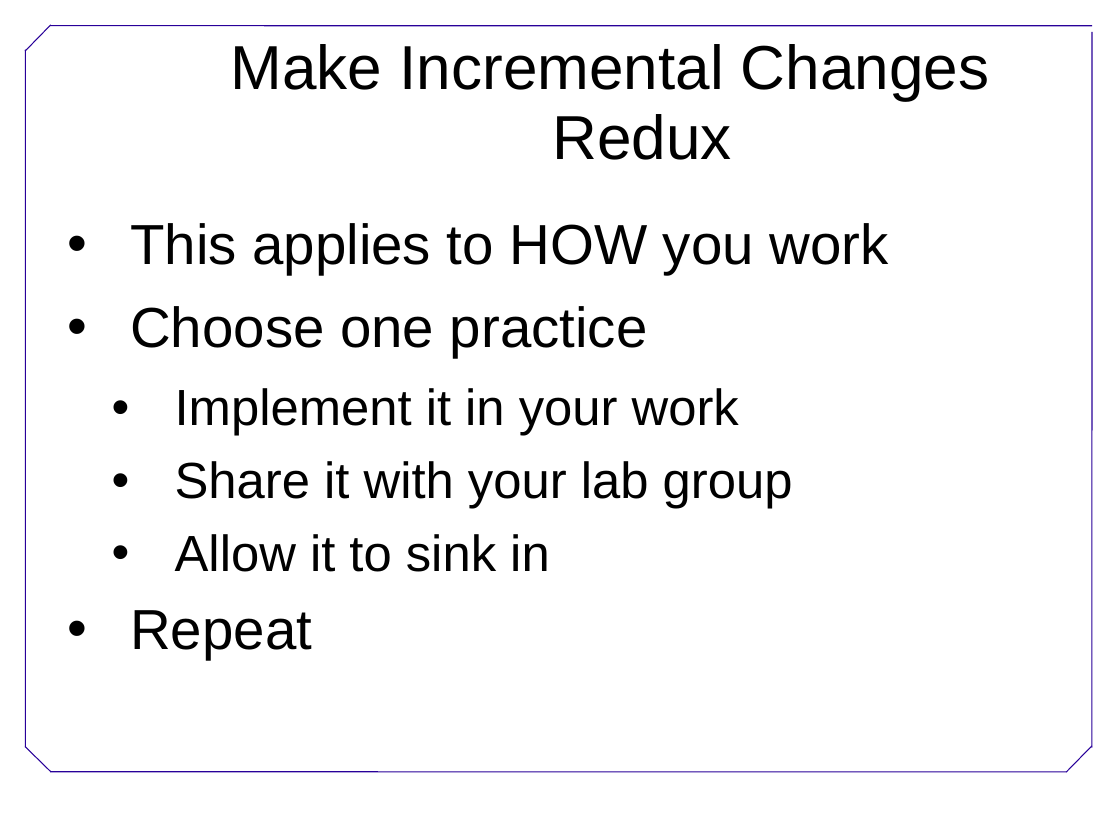
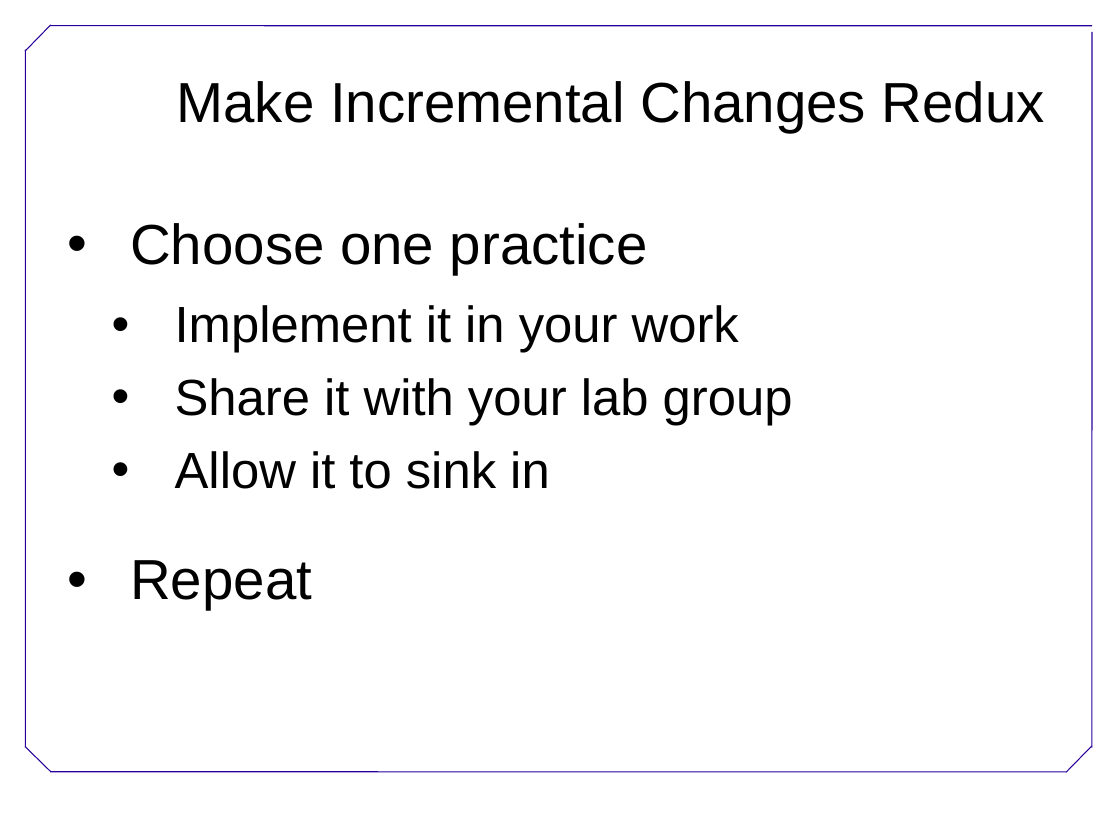
Before and after one commit to swcarpentry/DEPRECATED-boot-camps, a slide deck: slide 7 of BestPractices.ppt (slide 12 before the commit). Drawn at 1120x840 pixels with LibreOffice and Linux fonts; fonts in the diff are those of the drawing; background and template pictures are left out. Boxes give left, top, right and bottom in pixels: in the first picture for what was removed or moved away, otherwise in the second. Text is boxed around its words. In the diff, an @@ line names an element or a change of style, - is before the commit and + after.

```diff
--- a/BestPractices.ppt
+++ b/BestPractices.ppt
@@ text "Make Incremental Changes Redux" at [177,81,1045,132]: size 44 to 40 pt @@
@@ text at [130,223,888,275]: paragraph removed @@
-• This applies to HOW you work
@@ text at [130,560,312,610]: more space between paragraphs @@
```
Also in this commit, not shown: 5 other slides changed, 2 slides added, 7 slides removed, 2 other files.
